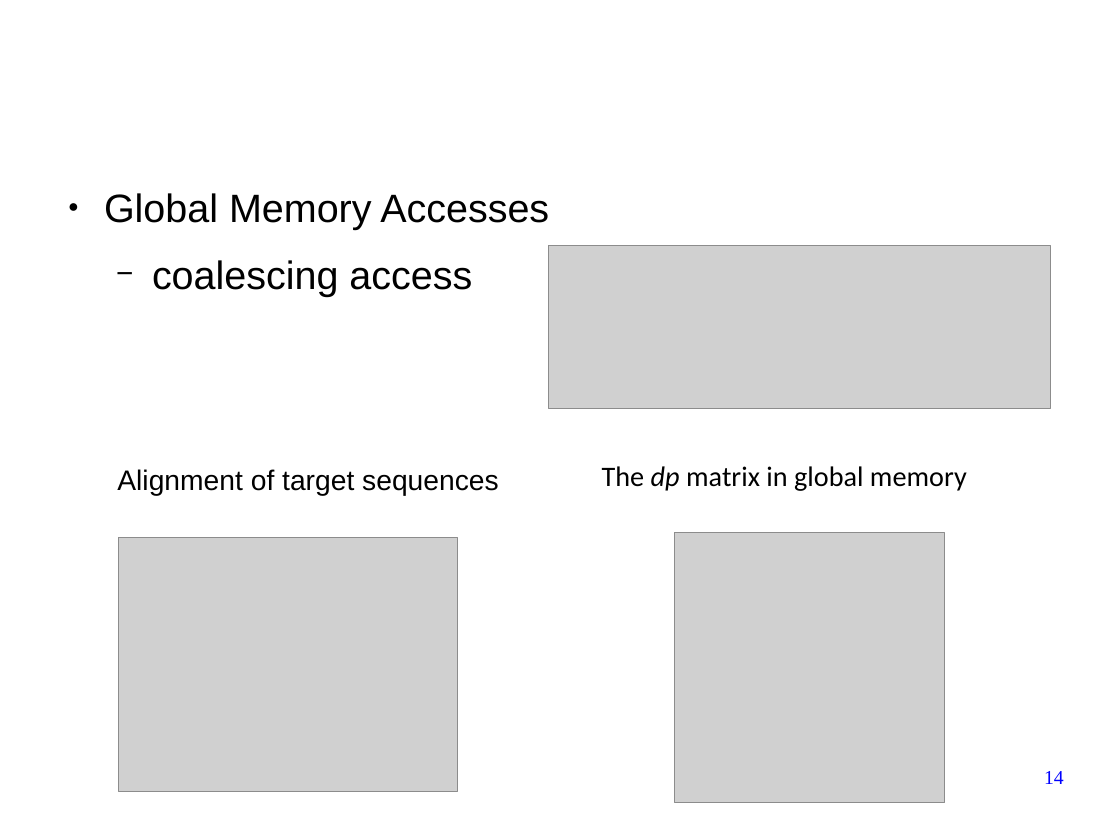
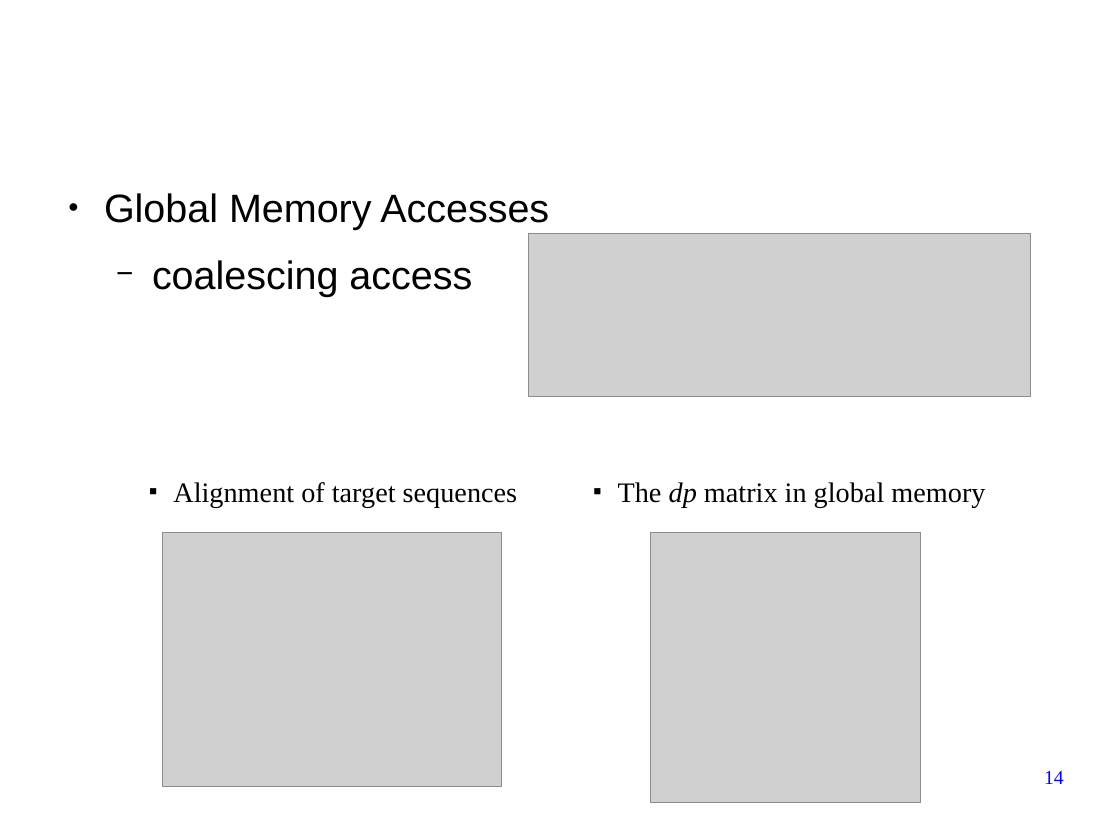
Before and after one commit to forestcheng/cudahmmsearch, a slide deck: slide 14 of thesis/thesisDefense.odp. Drawn at 1120x840 pixels with LibreOffice and Linux fonts; fonts in the diff are those of the drawing; grey boxes stand for pictures; background and template pictures are left out. Boxes give left, top, right and bottom in pixels: in the first picture for what was removed or moved away, otherwise in the second. Text is boxed around its words. In the diff, an @@ line names an element or a change of style, - is before the commit and + after.

```diff
--- a/thesis/thesisDefense.odp
+++ b/thesis/thesisDefense.odp
@@ picture moved from (x1=549, y1=245, x2=1051, y2=408) to (x1=528, y1=234, x2=1031, y2=396) @@
@@ text "Alignment of target sequences" moved from (x1=117, y1=469, x2=499, y2=496) to (x1=173, y1=482, x2=518, y2=507) @@
@@ text "Alignment of target sequences" at (x1=173, y1=482, x2=518, y2=507): font Arial to Times New Roman; bullet none to ■ @@
@@ text "The dp matrix in global ..." moved from (x1=602, y1=466, x2=967, y2=491) to (x1=618, y1=482, x2=985, y2=507) @@
@@ text "The dp matrix in global ..." at (x1=618, y1=482, x2=985, y2=507): font Calibri to Times New Roman; bullet none to ■ @@
@@ picture moved from (x1=119, y1=538, x2=457, y2=792) to (x1=163, y1=533, x2=501, y2=787) @@
@@ picture moved from (x1=675, y1=533, x2=945, y2=803) to (x1=651, y1=533, x2=922, y2=803) @@
```
Also in this commit, not shown: 9 other slides changed, 1 slide removed.
